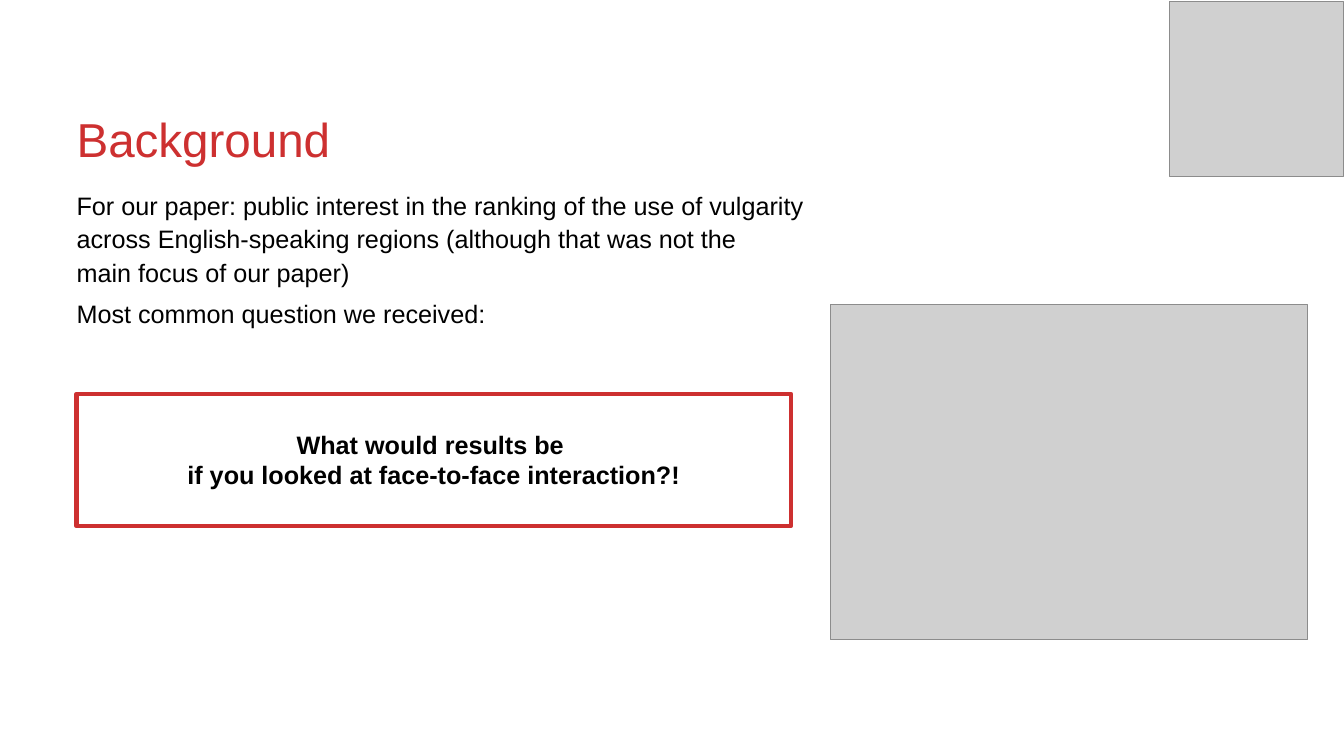
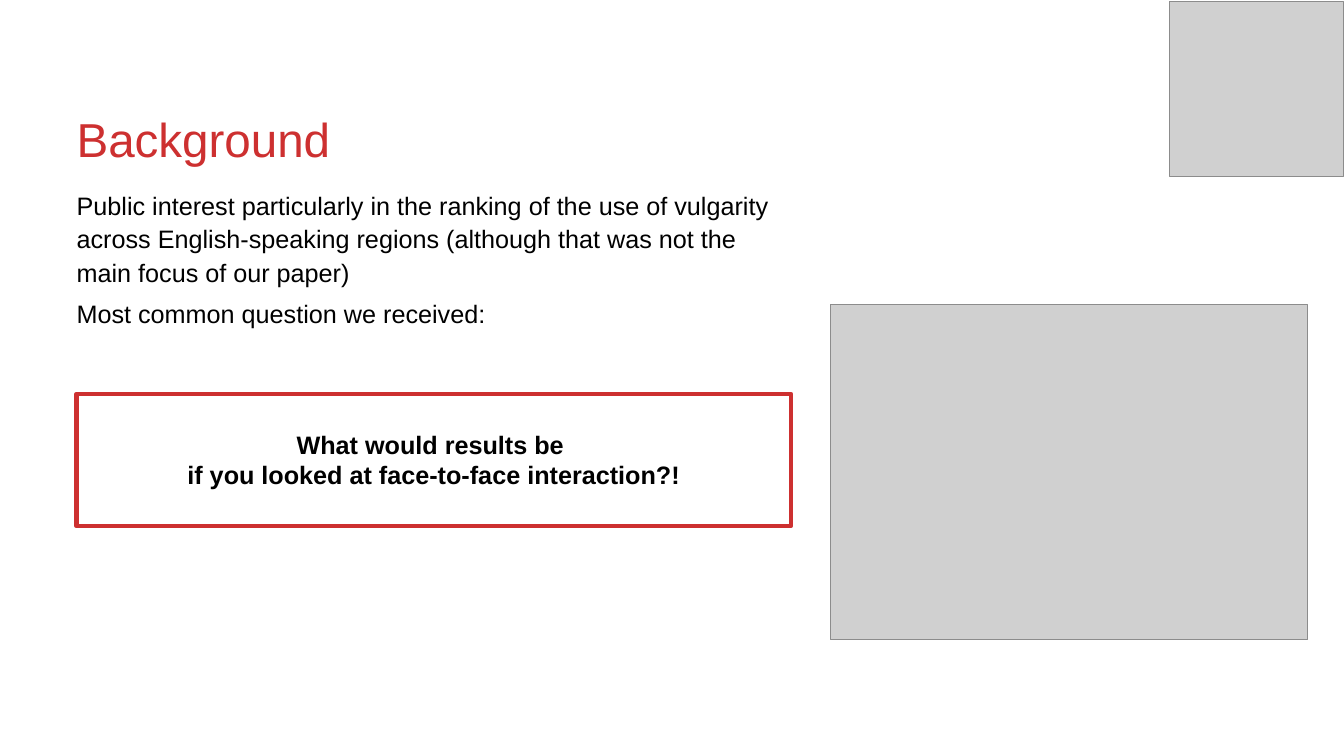
Before and after one commit to MartinSchweinberger/slides, a slide deck: slide 3 of Hildesheim_Schweinberger_VulgarityAroundTheWorld_2026.pptx. Drawn at 1344x756 pixels with LibreOffice and Linux fonts; fonts in the diff are those of the drawing; grey boxes stand for pictures. Boxes give left, top, right and bottom in pixels: in the first picture for what was removed or moved away, otherwise in the second. Text is boxed around its words. In the diff, an @@ line names an element or a change of style, - is before the commit and + after.

```diff
--- a/Hildesheim_Schweinberger_VulgarityAroundTheWorld_2026.pptx
+++ b/Hildesheim_Schweinberger_VulgarityAroundTheWorld_2026.pptx
@@ text at [77, 196, 768, 287]: text changed @@
-For our paper: public interest in the ranking of the use of vulgarity
-across English-speaking regions (although that was not the
-main focus of our paper)
+Public interest particularly in the ranking of the use of vulgarity
+across English-speaking regions (although that was not the
+main focus of our paper)
```
Also in this commit, not shown: 2 other slides changed.
